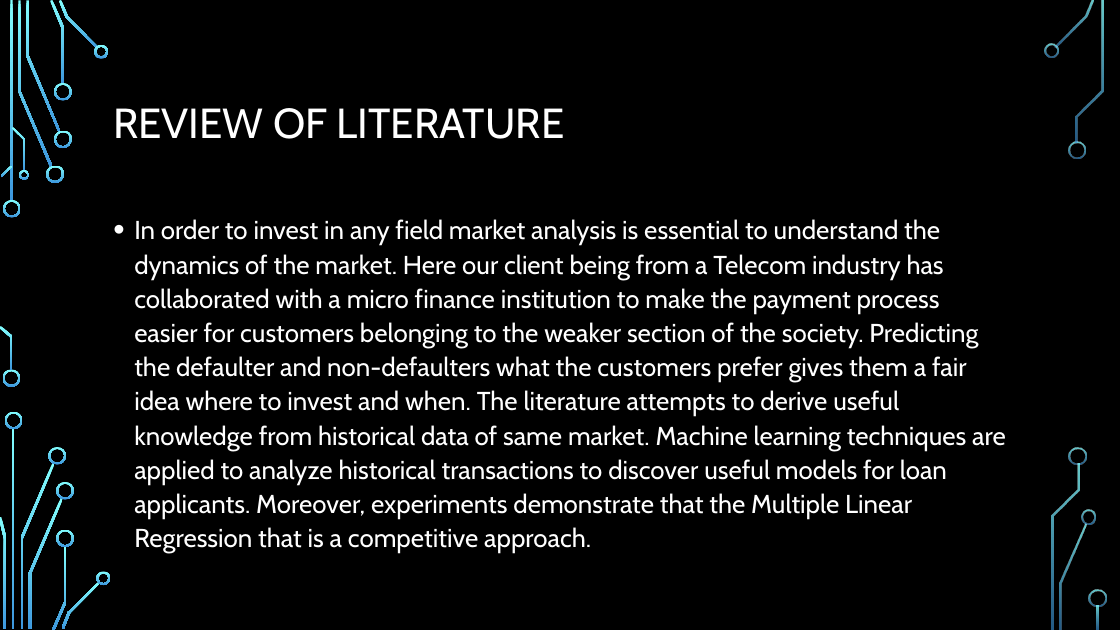
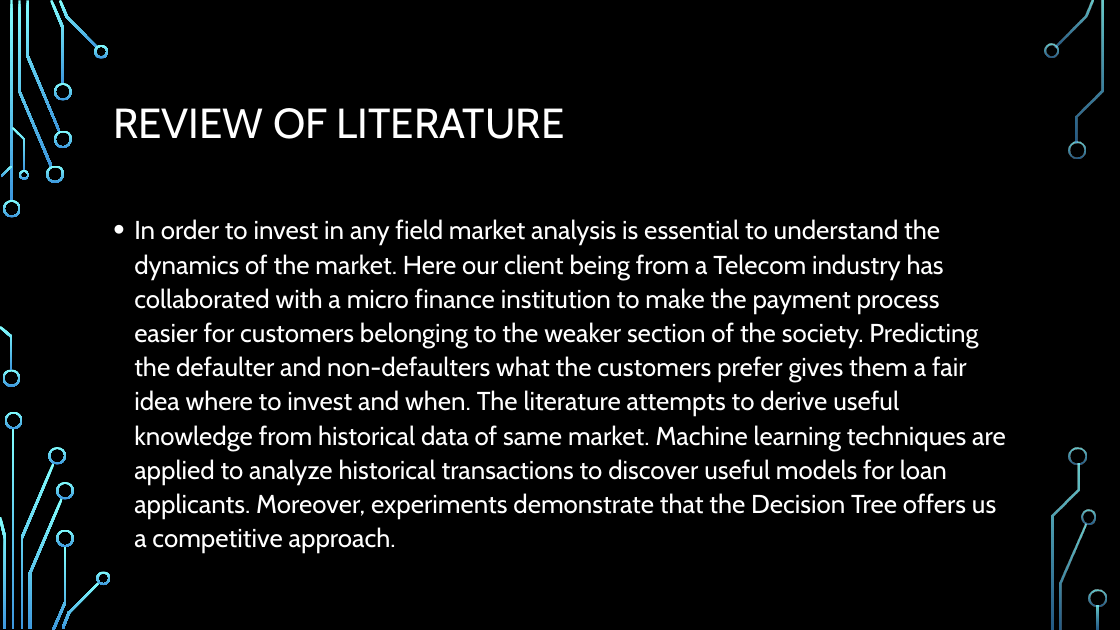
Before and after one commit to Debanti14/Internship, a slide deck: slide 6 of Micro Credit Defaulter Project/Micro Credit Defaulter project ppt.pptx. Drawn at 1120x630 pixels with LibreOffice and Linux fonts; fonts in the diff are those of the drawing; background and template pictures are left out. Boxes give left, top, right and bottom in pixels: in the first picture for what was removed or moved away, otherwise in the second. Text is boxed around its words. In the diff, an @@ line names an element or a change of style, - is before the commit and + after.

```diff
--- a/Micro Credit Defaulter Project/Micro Credit Defaulter project ppt.pptx
+++ b/Micro Credit Defaulter Project/Micro Credit Defaulter project ppt.pptx
@@ text at (134, 219, 1006, 518): text changed @@
-• In order to invest in any field market analysis is essential to understand the dynamics of the market. Here our client being from a Telecom industry has collaborated with a micro finance institution to make the payment process easier for customers belonging to the weaker section of the society. Predicting the defaulter and non-defaulters what the customers prefer gives them a fair idea where to invest and when. The literature attempts to derive useful knowledge from historical data of same market. Machine learning techniques are applied to analyze historical transactions to discover useful models for loan applicants. Moreover, experiments demonstrate that the Multiple Linear Regression that is a competitive approach.
+• In order to invest in any field market analysis is essential to understand the dynamics of the market. Here our client being from a Telecom industry has collaborated with a micro finance institution to make the payment process easier for customers belonging to the weaker section of the society. Predicting the defaulter and non-defaulters what the customers prefer gives them a fair idea where to invest and when. The literature attempts to derive useful knowledge from historical data of same market. Machine learning techniques are applied to analyze historical transactions to discover useful models for loan applicants. Moreover, experiments demonstrate that the Decision Tree offers us a competitive approach.
```
Also in this commit, not shown: 2 other slides changed, 2 slides added, 1 slide removed, 1 other file.
